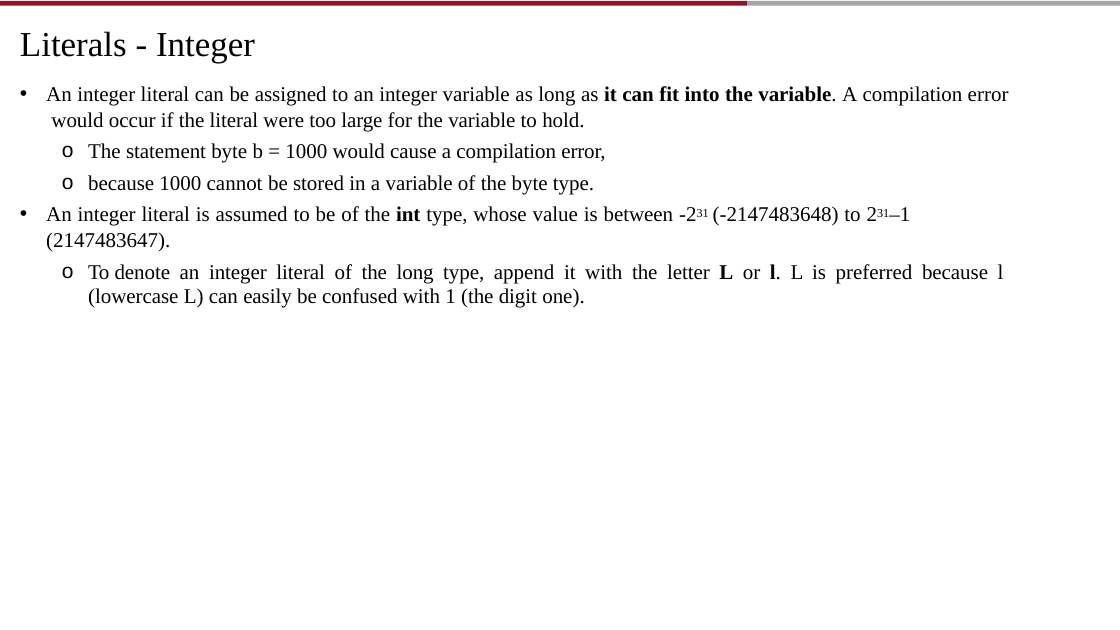
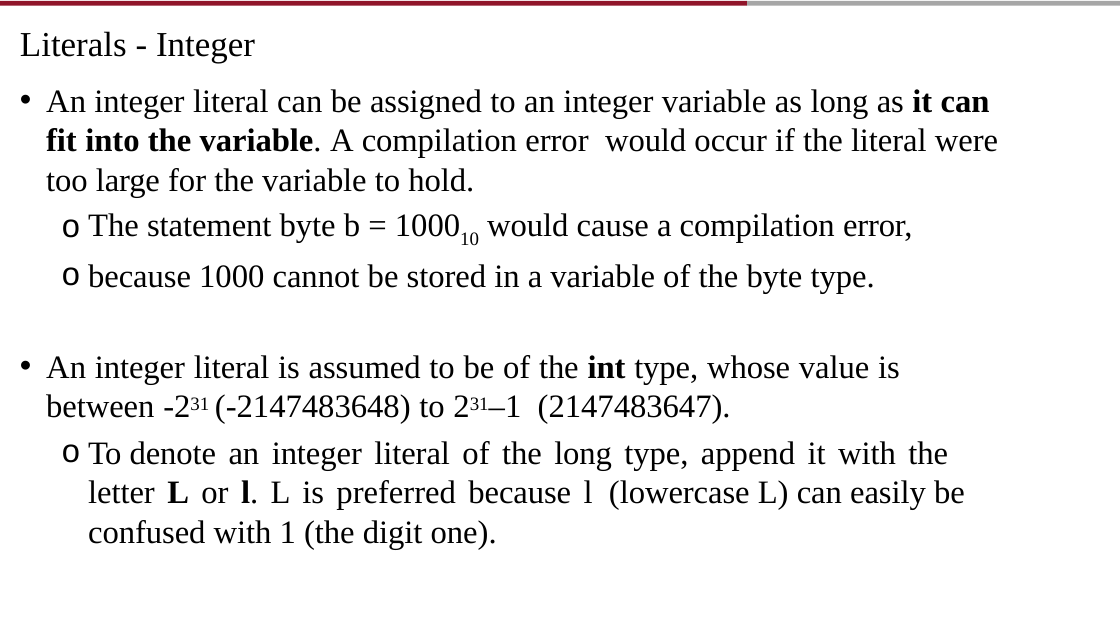
Before and after one commit to AughdonBreslin/CS501IntroToJava, a slide deck: slide 29 of Lectures/2_Elementary_Programming.pptx (slide 23 before the commit). Drawn at 1120x630 pixels with LibreOffice and Linux fonts; fonts in the diff are those of the drawing; background and template pictures are left out. Boxes give left, top, right and bottom in pixels: in the first picture for what was removed or moved away, otherwise in the second. Text is boxed around its words. In the diff, an @@ line names an element or a change of style, - is before the commit and + after.

```diff
--- a/Lectures/2_Elementary_Programming.pptx
+++ b/Lectures/2_Elementary_Programming.pptx
@@ text at <box>46,89,998,549</box>: size 18 to 28 pt in "An integer literal can be assigned to ...", "because 1000 cannot be stored in a ...", "An integer literal is assumed to be ...", "To denote an integer literal of the ..."; line spacing 1.02 to 1; line spacing 1.01 to 1; line spacing 20.9pt to 1 @@
@@ text at <box>88,213,912,243</box>: text changed; size 18 to 28 pt @@
-  o The statement byte b = 1000 would cause a compilation error,
+  o The statement byte b = 100010 would cause a compilation error,
```
Also in this commit, not shown: 21 other slides changed, 7 slides added, 2 slides removed, 6 other files.
